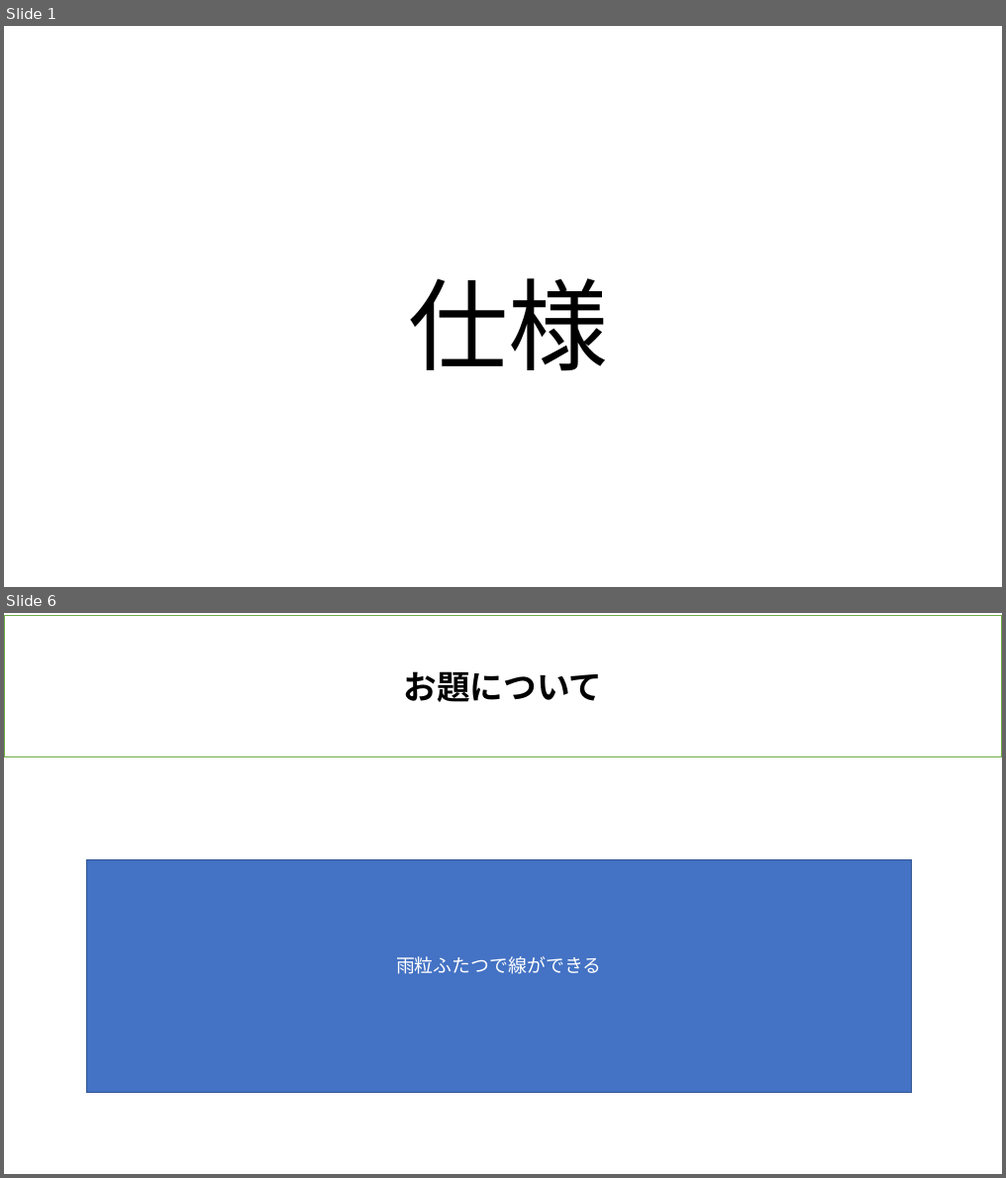
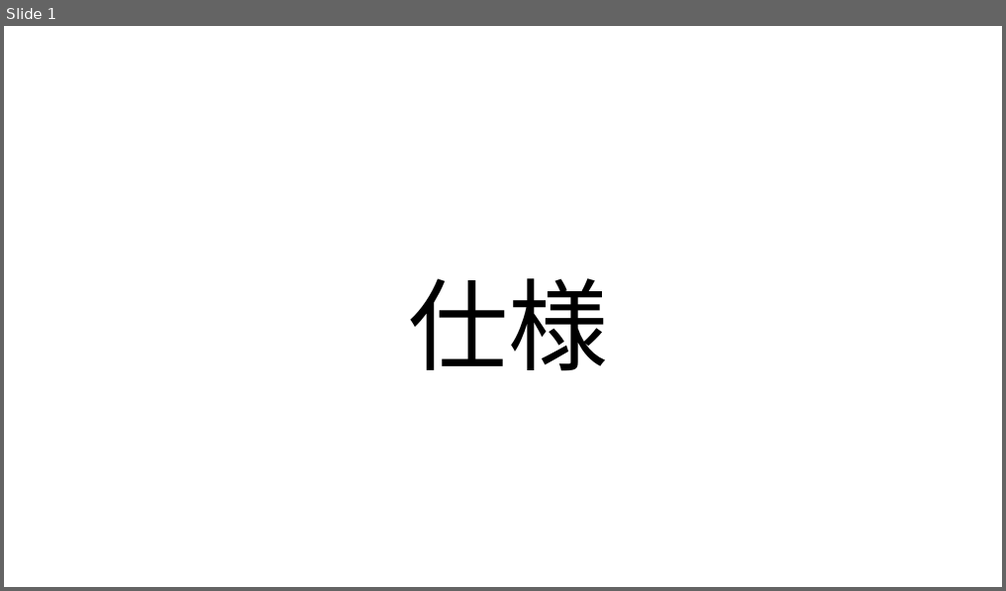
Before and after one commit to 2025Game/12Yamamoto, a slide deck: 3DLV3/Plam/仕様書.pptx. Shown one above the other, each under a label of ours: slides 1 and 6 before the commit, slide 1 after it; the slides between them are not shown. The pictures are 1006x1178 and 1006x591 pixels, drawn with LibreOffice and Linux fonts; fonts in the diff are those of the drawing. Boxes give left, top, right and bottom in pixels: in the first picture for what was removed or moved away, otherwise in the second. Text is boxed around its words. In the diff, an @@ line names an element or a change of style, - is before the commit and + after.

```diff
--- a/3DLV3/Plam/仕様書.pptx
+++ b/3DLV3/Plam/仕様書.pptx
@@ slide 6 removed at (x1=4, y1=613, x2=1002, y2=1174), background #FFFFFF @@
@@ rectangle removed at (x1=4, y1=615, x2=1002, y2=758) @@
-お題について
@@ rectangle removed at (x1=86, y1=861, x2=912, y2=1093) @@
-雨粒ふたつで線ができる
```
Also in this commit, not shown: 1 slide added, 6 other slides removed, 3 other files.
